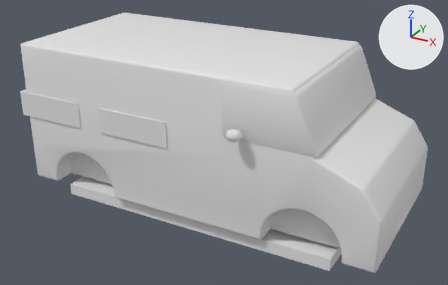
The glTF model assets/3d/vehicles/foodtruck.glb, before and after one commit.
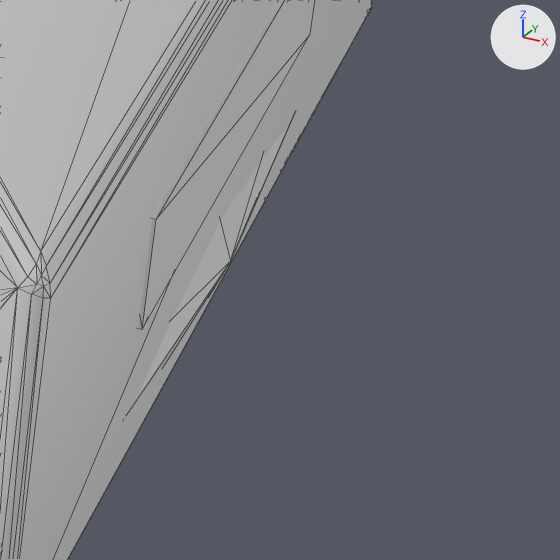
Old and new are each drawn whole from a 50 mm lens placed at (33.2, -60.8, 39.0), pointed at (-0.2, 0.0, 8.6) and again close up on the part from 84% to 99% of the width and 66% to 90% of the height. Lighting does not change. The marker at upper right points along +X, +Y and +Z. The first two pictures are the older version. The close-ups show mesh edges as thin lines. Where no turn or scale is listed for an object, it has been applied to the vertices. Vertices at exactly the same position are counted once.

The first close-up shows 'body', 'dark'.
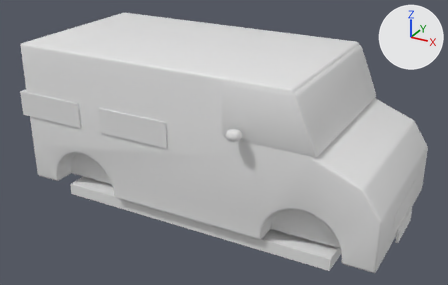
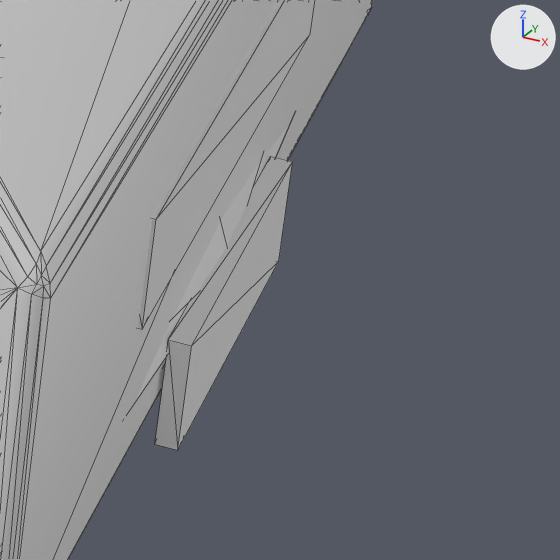
Pixel boxes (x1, y1, x2, y2) of what changed, in the close-ups (560 x 560 px):
'dark', reshaped
    before: (134, 0, 315, 404)
    after: (134, 0, 315, 450)
part 1 of me_cube_002, added
    after: (155, 157, 292, 450)

The change, as a list of edits to the scene's bpy script:
```text
Change me_cube_002:
    used by ob_dark; location = (21.1, 0.0, 4.2)
    remove me_cube_002.from_pydata(...)  # 228 vertices, 432 faces; spans x -43.3..1.1, y -11.9..11.9, z -2.7..11.6
    add me_cube_002.from_pydata(...)  # 244 vertices, 456 faces; spans x -43.5..1.2, y -11.9..11.9, z -2.7..11.6
    me_cube_002 part 1: a new loose piece, a box spanning x 0.95..1.25, y -2.75..2.75, z -1.4..0.2
    other edits to the shape of me_cube_002 do not show in these pictures
```
